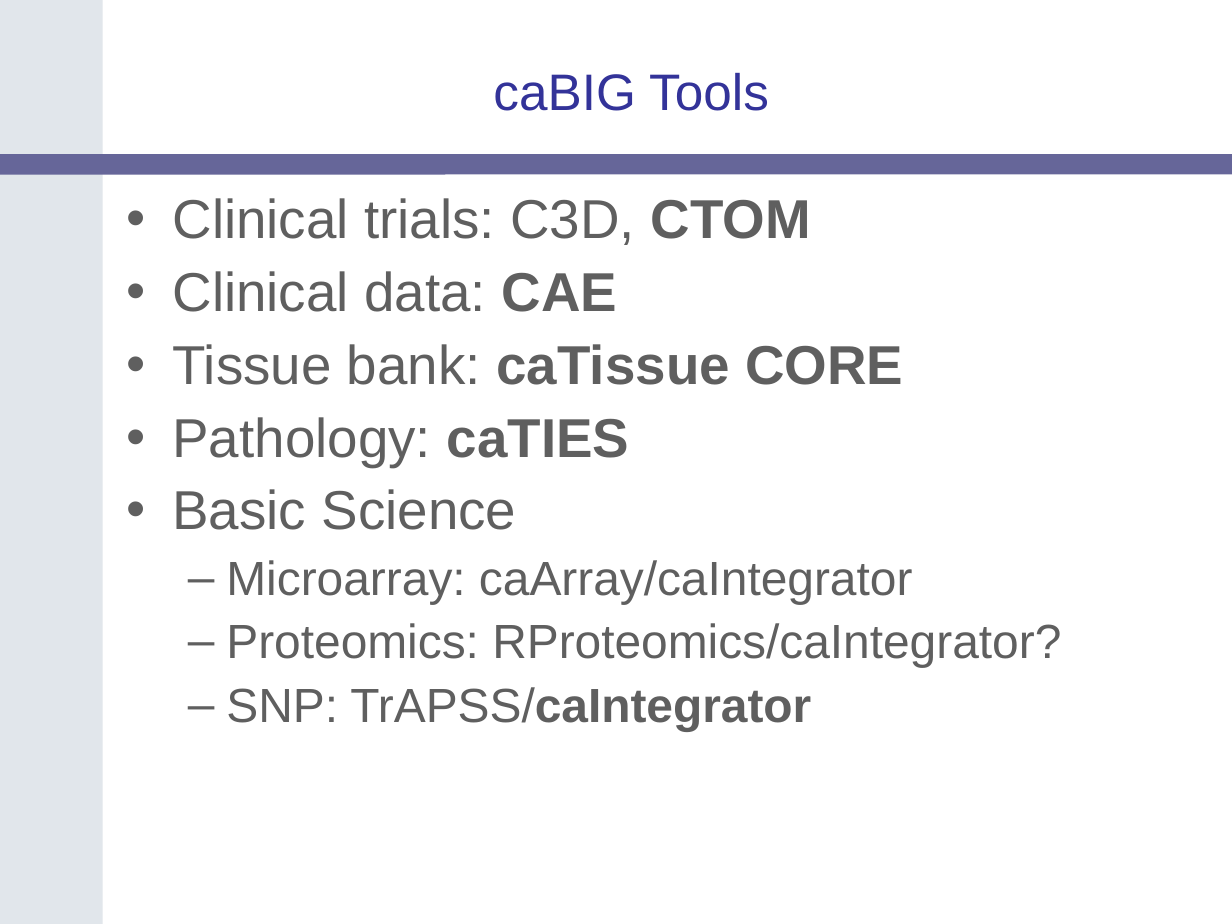
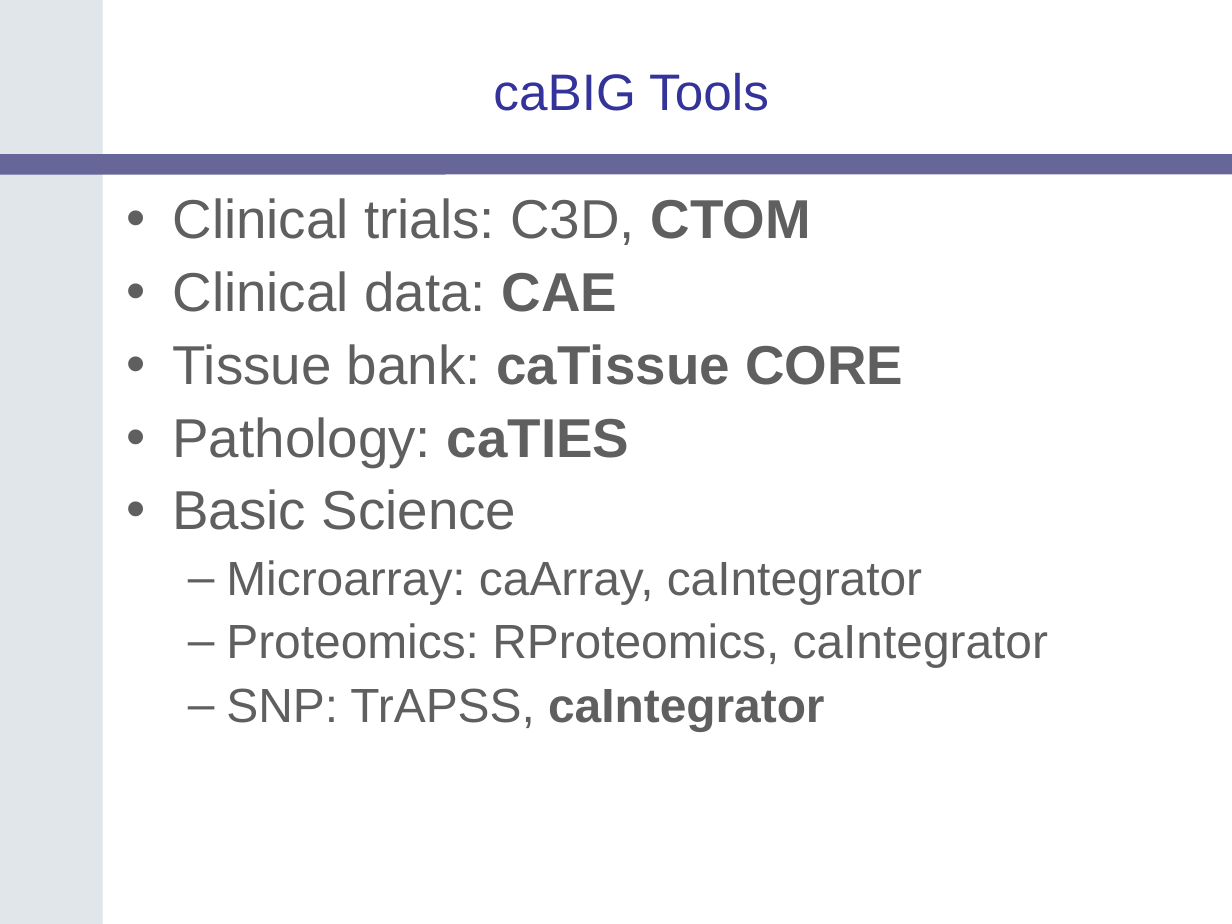
Before and after one commit to NCIP/catrip, a slide deck: slide 11 of catrip/documentation/presentations/translational_sig_2006_06_13/catrip_translational_sig_2006_06_13.ppt. Drawn at 1232x924 pixels with LibreOffice and Linux fonts; fonts in the diff are those of the drawing; background and template pictures are left out. Boxes give left, top, right and bottom in pixels: in the first picture for what was removed or moved away, otherwise in the second. Text is boxed around its words. In the diff, an @@ line names an element or a change of style, - is before the commit and + after.

Commit message:
minor grammar changes
SVN-Revision: 114

```diff
--- a/catrip/documentation/presentations/translational_sig_2006_06_13/catrip_translational_sig_2006_06_13.ppt
+++ b/catrip/documentation/presentations/translational_sig_2006_06_13/catrip_translational_sig_2006_06_13.ppt
@@ text at (x1=226, y1=560, x2=1048, y2=731): text changed @@
-  – Microarray: caArray/caIntegrator
-  – Proteomics: RProteomics/caIntegrator?
-  – SNP: TrAPSS/caIntegrator
+  – Microarray: caArray, caIntegrator
+  – Proteomics: RProteomics, caIntegrator
+  – SNP: TrAPSS, caIntegrator
```
Also in this commit, not shown: 3 other slides changed.
